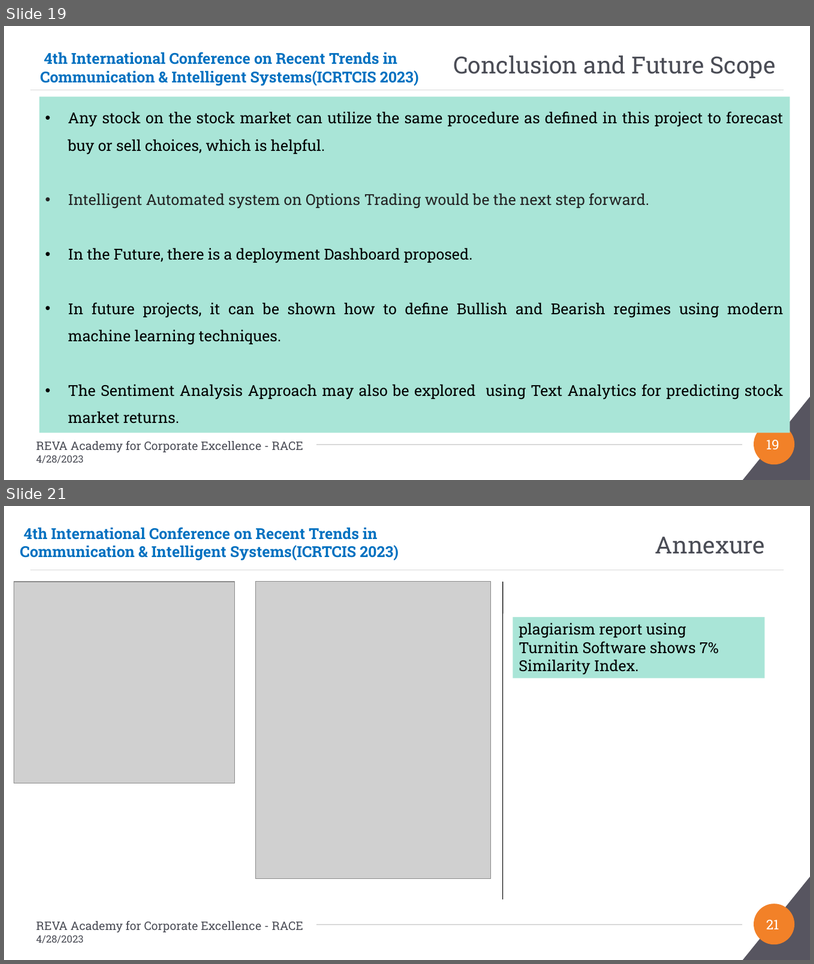
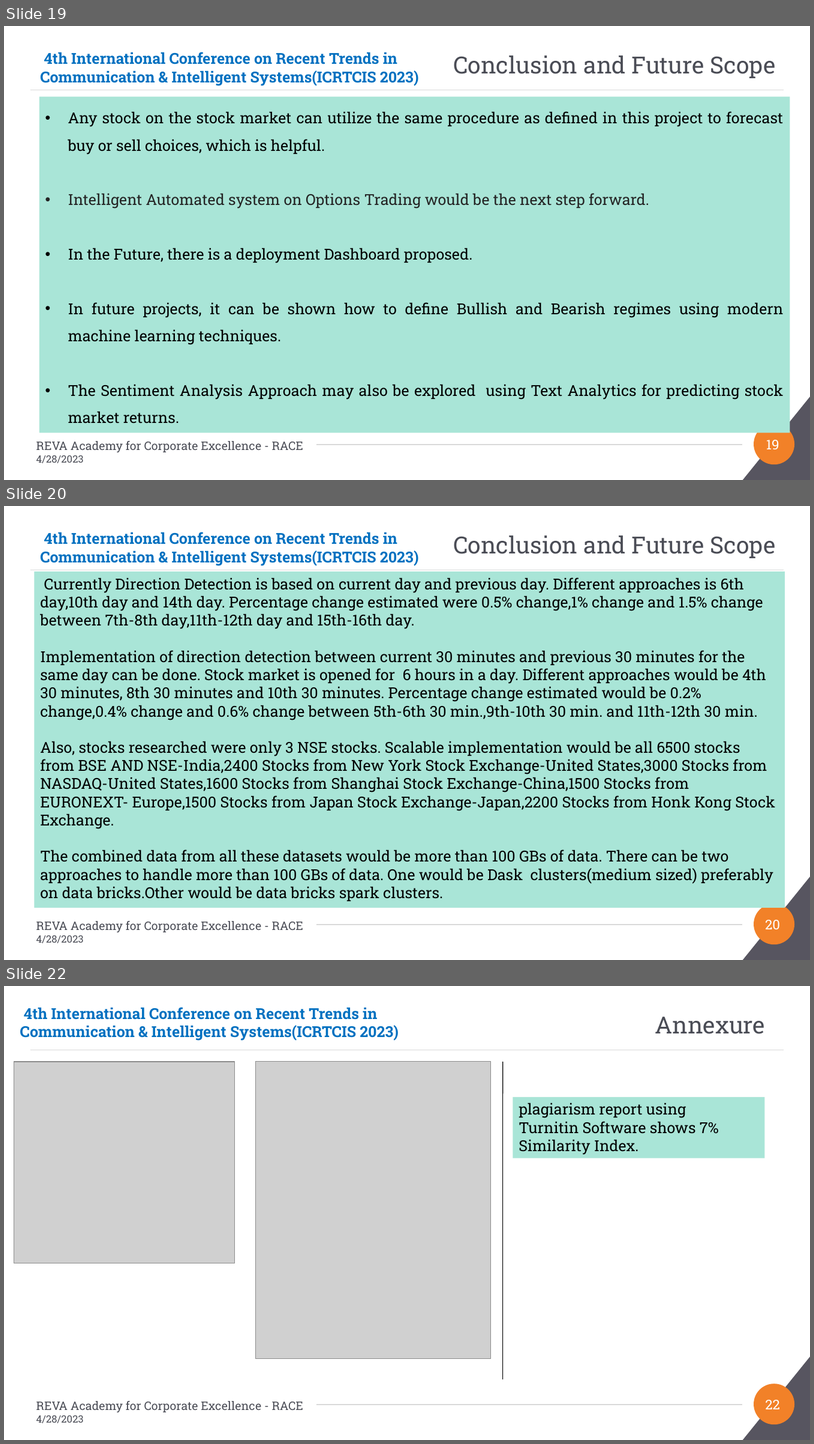
Before and after one commit to Embedded-org/ACCOMPLISHMENTS, a slide deck: RACE_CAPSTONE_PROJECT2/Conference_Paper2/PaperID-180_Direction Detection of Select Stocks with Machine Learning.pptx. Shown one above the other, each under a label of ours: slides 19 and 21 before the commit, slides 19, 20 and 22 after it; the slides between them are not shown. The pictures are 814x964 and 814x1444 pixels, drawn with LibreOffice and Linux fonts; fonts in the diff are those of the drawing; grey boxes stand for pictures. Boxes give left, top, right and bottom in pixels: in the first picture for what was removed or moved away, otherwise in the second. Text is boxed around its words. In the diff, an @@ line names an element or a change of style, - is before the commit and + after.

```diff
--- a/RACE_CAPSTONE_PROJECT2/Conference_Paper2/PaperID-180_Direction Detection of Select Stocks with Machine Learning.pptx
+++ b/RACE_CAPSTONE_PROJECT2/Conference_Paper2/PaperID-180_Direction Detection of Select Stocks with Machine Learning.pptx
@@ slide 20 added at [4, 506, 810, 960], background #FFFFFF; not listed: 4 template elements that a slide beside it also shows @@
@@ text added at [40, 532, 419, 566], 18 pt, text #0070C0, bold @@
+4th International Conference on Recent Trends in Communication & Intelligent Systems(ICRTCIS 2023)
@@ title added at [453, 535, 776, 558], 28 pt, text #4A4C55 @@
+Conclusion and Future Scope
@@ rectangle added at [34, 571, 786, 907], fill #A9E5D7, 18 pt, text #000000 @@
+Currently Direction Detection is based on current day and previous day. Different approaches is 6th day,10th day and 14th day. Percentage change estimated were 0.5% change,1% change and 1.5% change between 7th-8th day,11th-12th day and 15th-16th day.
+Implementation of direction detection between current 30 minutes and previous 30 minutes for the same day can be done. Stock market is opened for 6 hours in a day. Different approaches would be 4th 30 minutes, 8th 30 minutes and 10th 30 minutes. Percentage change estimated would be 0.2% change,0.4% change and 0.6% change between 5th-6th 30 min.,9th-10th 30 min. and 11th-12th 30 min.
+Also, stocks researched were only 3 NSE stocks. Scalable implementation would be all 6500 stocks from BSE AND NSE-India,2400 Stocks from New York Stock Exchange-United States,3000 Stocks from NASDAQ-United States,1600 Stocks from Shanghai Stock Exchange-China,1500 Stocks from EURONEXT- Europe,1500 Stocks from Japan Stock Exchange-Japan,2200 Stocks from Honk Kong Stock Exchange.
+The combined data from all these datasets would be more than 100 GBs of data. There can be two approaches to handle more than 100 GBs of data. One would be Dask clusters(medium sized) preferably on data bricks.Other would be data bricks spark clusters.
@@ page number added at [765, 919, 780, 929], 16 pt, text #FFFFFF @@
+20
@@ text added at [36, 921, 303, 943], 14 pt, text #4A4C55 @@
+REVA Academy for Corporate Excellence - RACE
+4/28/2023
@@ what was slide 21 is now slide 22 @@
@@ page number at [765, 1399, 780, 1409]: text changed @@
-21
+22
```
Also in this commit, not shown: 1 slide changed.
